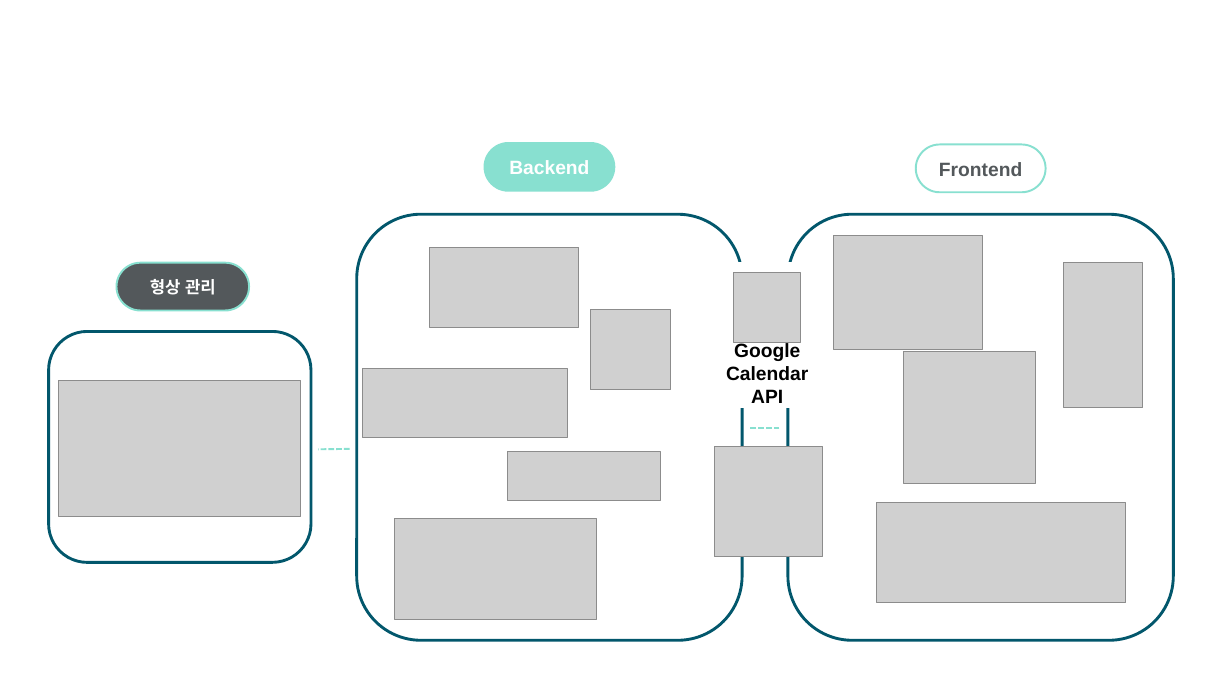
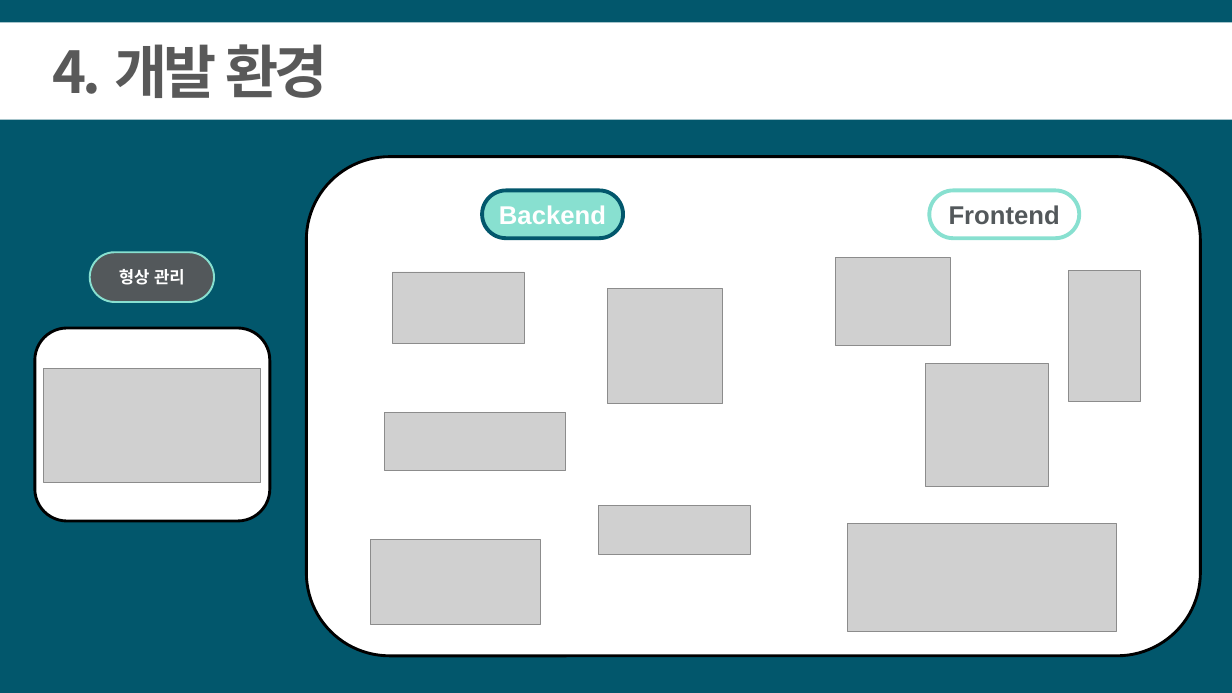
Before and after one commit to dw-final-project/dwFinal, a slide deck: slide 6 of dw 최종 프로젝트 착수 발표 ppt.pptx (slide 5 before the commit). Drawn at 1232x693 pixels with LibreOffice and Linux fonts; fonts in the diff are those of the drawing; grey boxes stand for pictures. Boxes give left, top, right and bottom in pixels: in the first picture for what was removed or moved away, otherwise in the second. Text is boxed around its words. In the diff, an @@ line names an element or a change of style, - is before the commit and + after.

```diff
--- a/dw 최종 프로젝트 착수 발표 ppt.pptx
+++ b/dw 최종 프로젝트 착수 발표 ppt.pptx
@@ rectangle added at (0, 0, 1232, 693), fill #02576C @@
@@ rectangle added at (0, 22, 1232, 119), fill #FFFFFF @@
@@ text added at (53, 44, 328, 98), 45 pt, text #595959, bold @@
+4. 개발 환경
@@ rounded rectangle at (307, 157, 1202, 656): outline #02576C 2.25 pt to #000000 2.25 pt @@
@@ rounded rectangle: place and size @@
-rounded rectangle at (357, 214, 742, 640)
+rounded rectangle at (307, 157, 1202, 656)
@@ rounded rectangle "Backend": place and size @@
-rounded rectangle "Backend" at (484, 143, 615, 191)
+rounded rectangle "Backend" at (482, 190, 624, 238)
@@ rounded rectangle "Backend" at (482, 190, 624, 238): size 15 to 20 pt; outline #88E0D0 1.5 pt to #02576C 3 pt @@
@@ rounded rectangle "Frontend": place and size @@
-rounded rectangle "Frontend" at (916, 144, 1046, 192)
+rounded rectangle "Frontend" at (930, 190, 1080, 238)
@@ rounded rectangle "Frontend" at (930, 190, 1080, 238): size 15 to 20 pt; outline #88E0D0 1.5 pt to #88E0D0 3 pt @@
@@ rounded rectangle removed at (788, 214, 1174, 640) @@
@@ rounded rectangle "형상 관리": place and size @@
-rounded rectangle "형상 관리" at (116, 262, 250, 311)
+rounded rectangle "형상 관리" at (90, 252, 214, 302)
@@ rectangle removed at (682, 262, 832, 408) @@
@@ picture: place and size @@
-picture at (834, 236, 983, 350)
+picture at (836, 258, 951, 346)
@@ picture: place and size @@
-picture at (430, 247, 579, 327)
+picture at (393, 272, 524, 343)
@@ picture: place and size @@
-picture at (591, 310, 671, 390)
+picture at (607, 288, 723, 404)
@@ picture removed at (733, 273, 800, 343) @@
@@ picture: place and size @@
-picture at (1064, 262, 1143, 408)
+picture at (1069, 271, 1141, 402)
@@ rounded rectangle: place and size @@
-rounded rectangle at (49, 332, 311, 563)
+rounded rectangle at (35, 328, 270, 521)
@@ rounded rectangle at (35, 328, 270, 521): outline #02576C 2.25 pt to #000000 2.25 pt @@
@@ text removed at (726, 342, 808, 403) @@
-Google Calendar
-API
@@ picture: place and size @@
-picture at (58, 380, 300, 517)
+picture at (43, 369, 261, 482)
@@ picture removed at (362, 369, 568, 437) @@
@@ picture: place and size @@
-picture at (904, 351, 1036, 483)
+picture at (926, 363, 1049, 486)
@@ picture added at (384, 412, 566, 470) @@
@@ line removed from (349, 449) to (318, 449) @@
@@ picture removed at (714, 446, 823, 557) @@
@@ line removed from (779, 428) to (750, 428) @@
@@ picture: place and size @@
-picture at (508, 452, 661, 500)
+picture at (598, 506, 750, 554)
@@ picture: place and size @@
-picture at (877, 503, 1127, 604)
+picture at (848, 524, 1117, 632)
@@ picture: place and size @@
-picture at (395, 518, 596, 619)
+picture at (371, 540, 541, 625)
```
Also in this commit, not shown: 9 other slides changed, 5 slides added.
